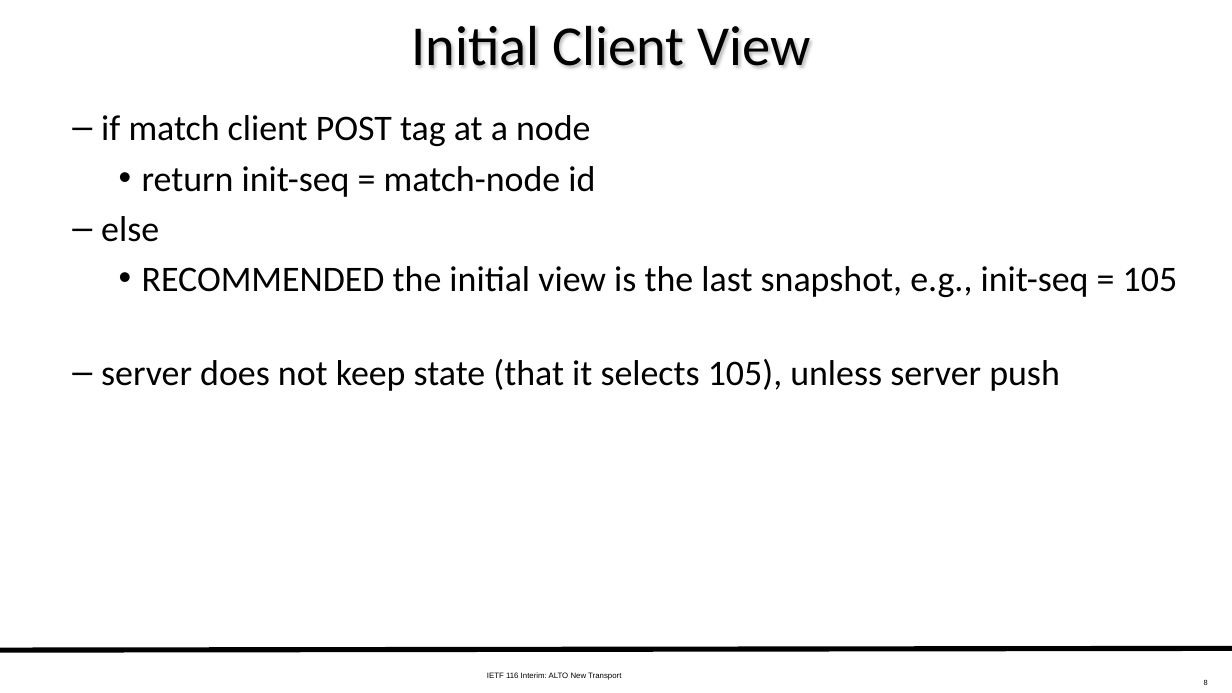
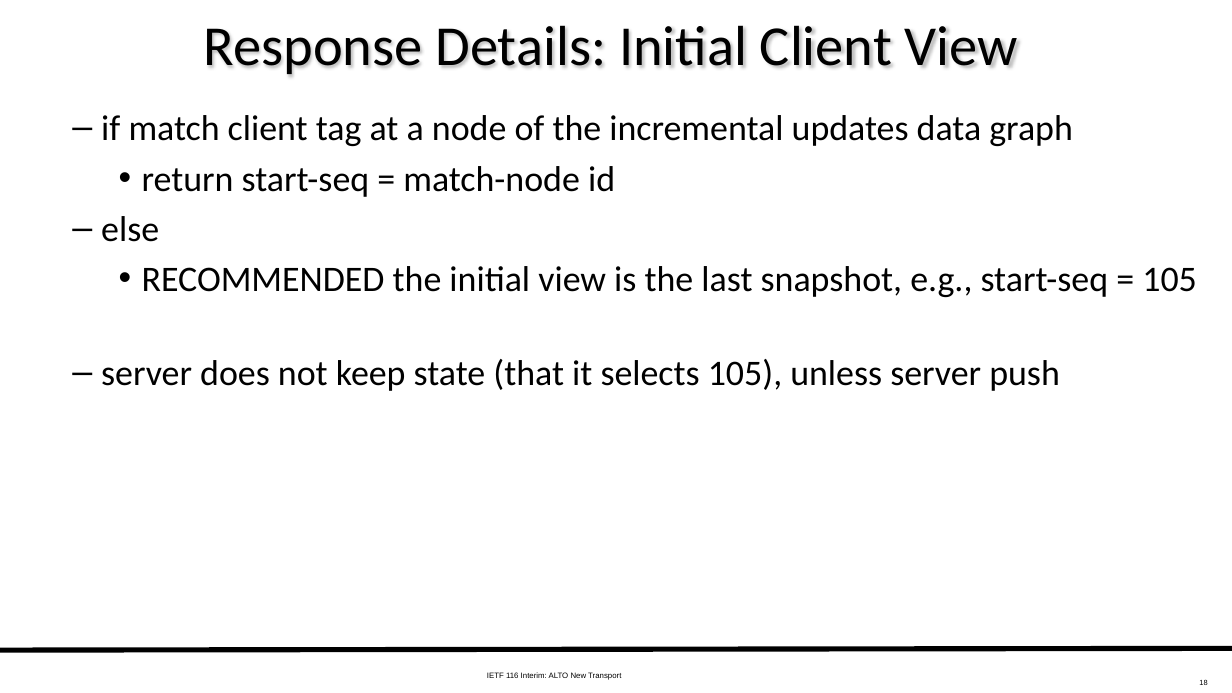
Before and after one commit to ietf-wg-alto/wg-materials, a slide deck: slide 18 of meetings-ietf/ietf-116-interim/slides-116-interim-alto-transport.pptx (slide 8 before the commit). Drawn at 1232x693 pixels with LibreOffice and Linux fonts; fonts in the diff are those of the drawing. Boxes give left, top, right and bottom in pixels: in the first picture for what was removed or moved away, otherwise in the second. Text is boxed around its words. In the diff, an @@ line names an element or a change of style, - is before the commit and + after.

```diff
--- a/meetings-ietf/ietf-116-interim/slides-116-interim-alto-transport.pptx
+++ b/meetings-ietf/ietf-116-interim/slides-116-interim-alto-transport.pptx
@@ title at [204,25,1018,77]: text changed @@
-Initial Client View
+Response Details: Initial Client View
@@ text at [101,115,1073,197]: text changed @@
-  – if match client POST tag at a node
-    • return init-seq = match-node id
+  – if match client tag at a node of the incremental updates data graph
+    • return start-seq = match-node id
@@ text at [142,266,1197,297]: text changed @@
-    • RECOMMENDED the initial view is the last snapshot, e.g., init-seq = 105
+    • RECOMMENDED the initial view is the last snapshot, e.g., start-seq = 105
@@ page number at [1199,679,1207,685]: text changed @@
-8
+18
```
Also in this commit, not shown: 9 other slides changed, 26 slides added, 6 slides removed.
